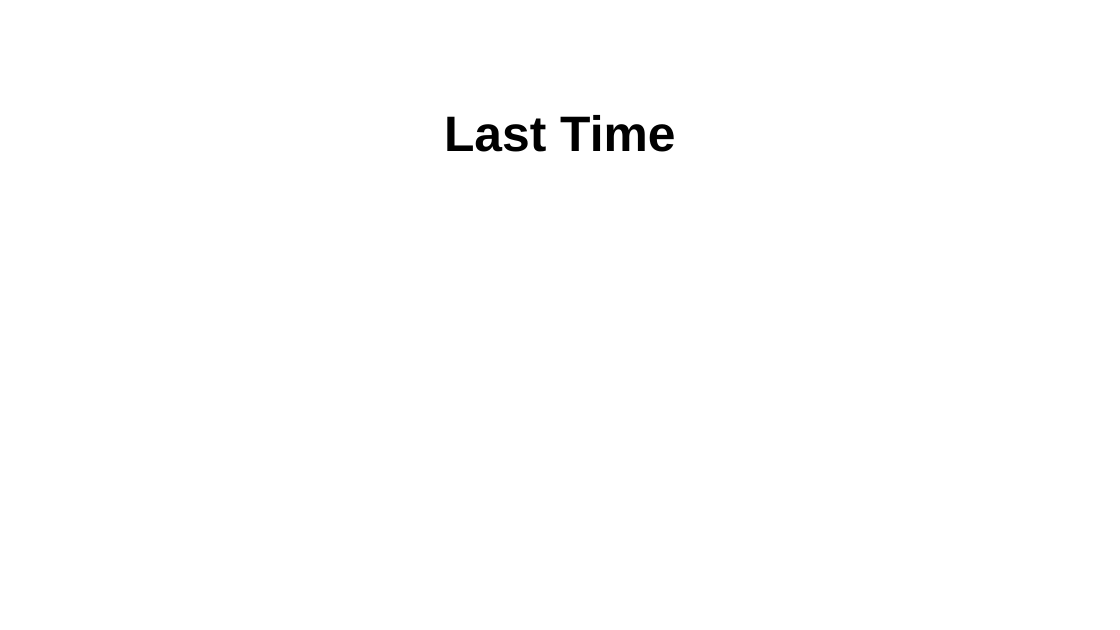
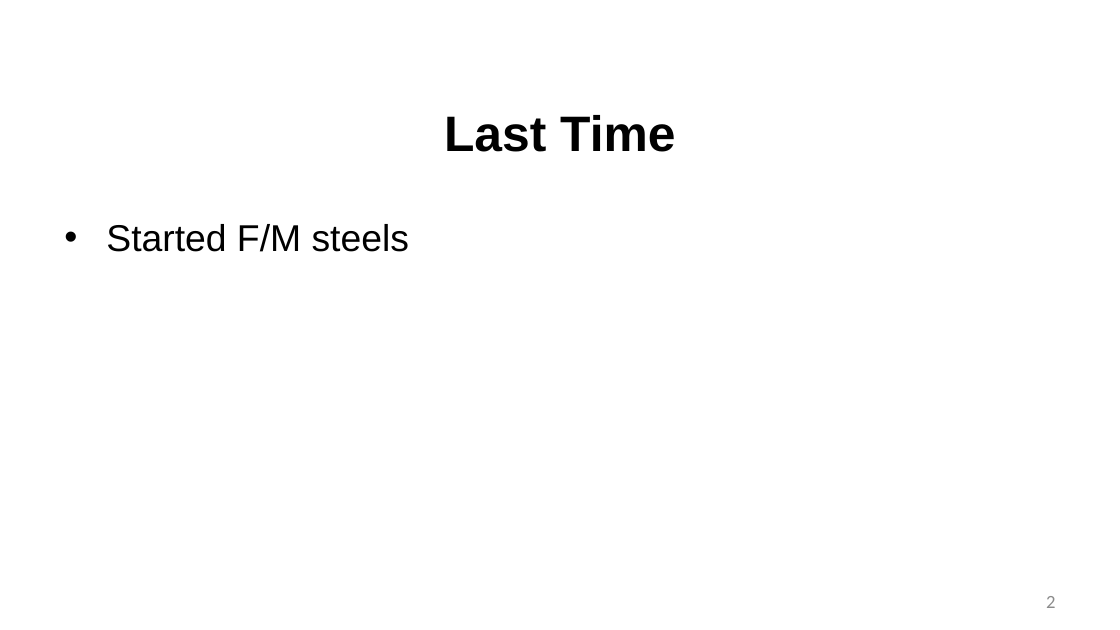
Before and after one commit to benbeeler/TEACHING, a slide deck: slide 2 of Advanced Reactor Materials/Lec21_AdvancedCladding.pptx. Drawn at 1120x630 pixels with LibreOffice and Linux fonts; fonts in the diff are those of the drawing; background and template pictures are left out. Boxes give left, top, right and bottom in pixels: in the first picture for what was removed or moved away, otherwise in the second. Text is boxed around its words. In the diff, an @@ line names an element or a change of style, - is before the commit and + after.

```diff
--- a/Advanced Reactor Materials/Lec21_AdvancedCladding.pptx
+++ b/Advanced Reactor Materials/Lec21_AdvancedCladding.pptx
@@ text added at <box>106,224,409,252</box>, 32 pt, text #000000 @@
+• Started F/M steels
@@ page number added at <box>1046,596,1055,608</box>, 16 pt, text #8C8C8C @@
+2
```
Also in this commit, not shown: 6 other slides changed, 11 slides added, 1 slide removed.
